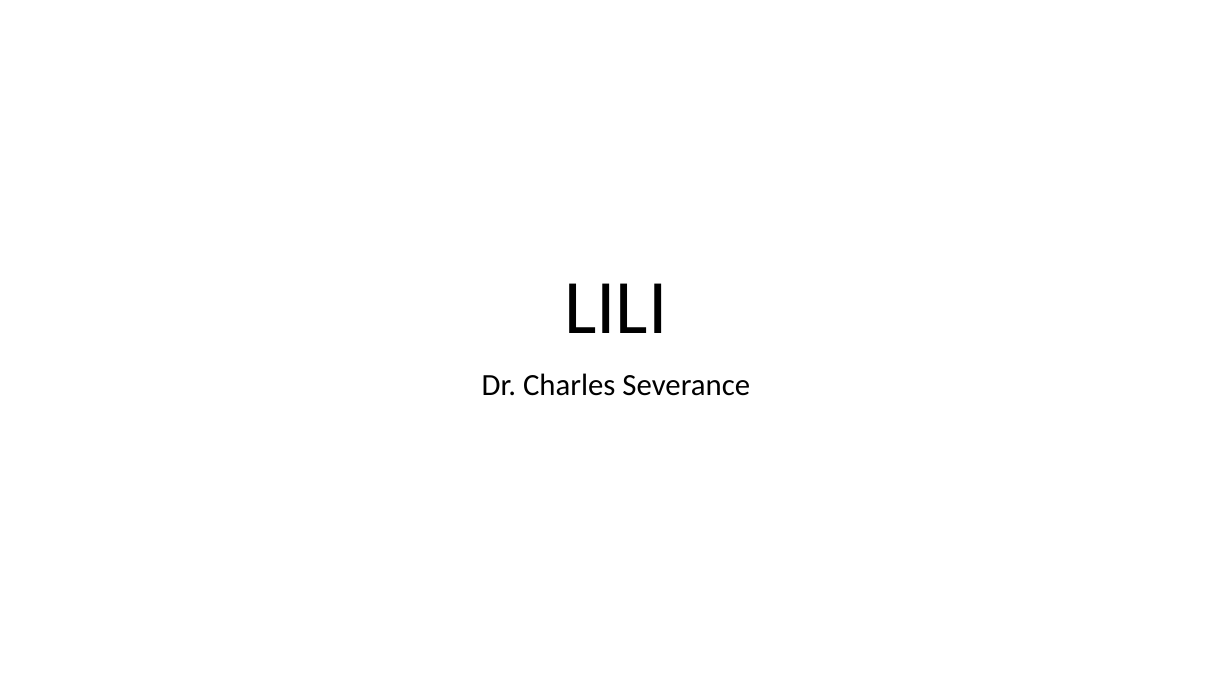
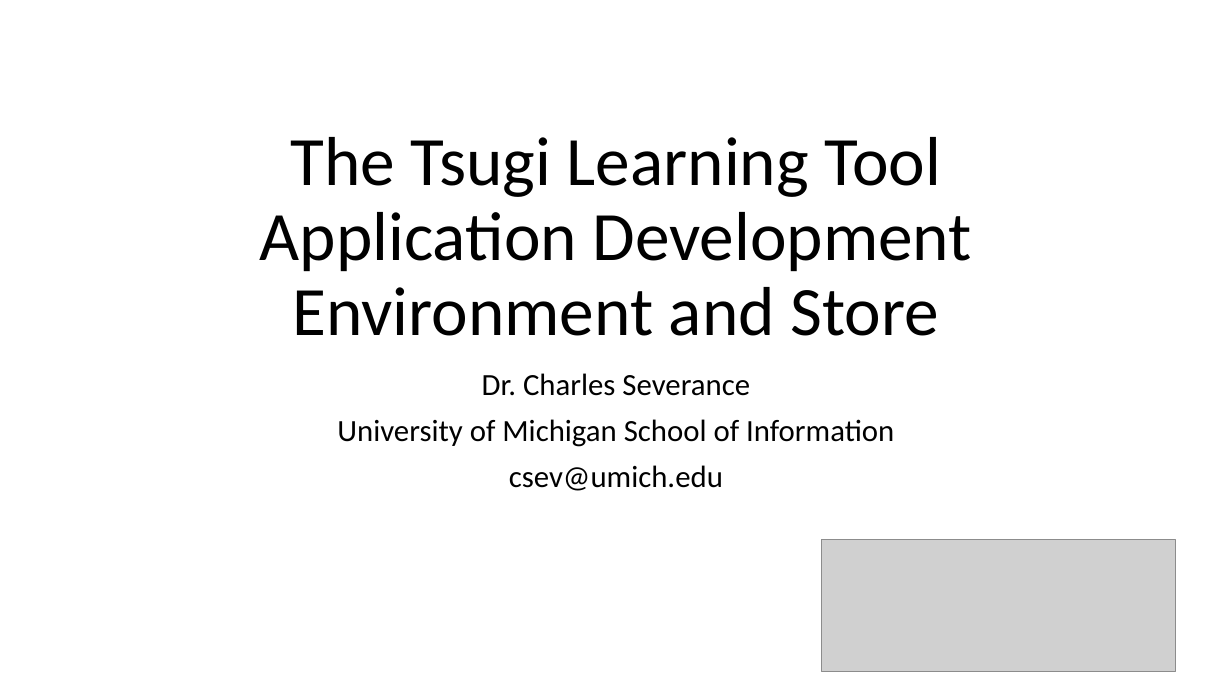
Before and after one commit to csev/talks, a slide deck: slide 1 of 2018/2018-05-LILI-Outline.pptx. Drawn at 1232x693 pixels with LibreOffice and Linux fonts; fonts in the diff are those of the drawing; grey boxes stand for pictures. Boxes give left, top, right and bottom in pixels: in the first picture for what was removed or moved away, otherwise in the second. Text is boxed around its words. In the diff, an @@ line names an element or a change of style, - is before the commit and + after.

```diff
--- a/2018/2018-05-LILI-Outline.pptx
+++ b/2018/2018-05-LILI-Outline.pptx
@@ title at (x1=260, y1=137, x2=972, y2=336): text changed; size 60 to 54 pt @@
-LILI
+The Tsugi Learning Tool Application Development Environment and Store
@@ subtitle at (x1=337, y1=419, x2=894, y2=491): paragraphs added @@
+University of Michigan School of Information
+csev@umich.edu
@@ picture added at (x1=822, y1=540, x2=1175, y2=673) @@
```
Also in this commit, not shown: 1 other slide changed, 1 other file.
